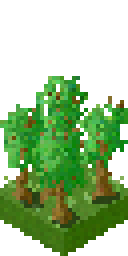
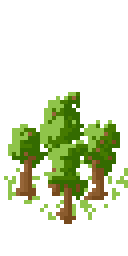
Layer changes from the first 128 × 256 image to the second:
removed group "tree_foreground #1" (2 layers) over [32, 128, 88, 224]
renamed "leaves #2" to "leaves_foreground", moved it out of group "tree_foreground #1", painted on it over [32, 128, 88, 200]
removed layer "tree #2" from group "tree_foreground #1" over [36, 128, 84, 224]
removed group "trees" (2 layers) over [0, 96, 128, 204]
added layer "tree_foreground" above "leaves_middle" over [52, 144, 84, 224]
added layer "leaves_middle" above "trees_middle" over [8, 120, 120, 176]
added layer "trees_middle" above "leaves_background" over [12, 128, 116, 200]
renamed "leaves #1" to "leaves_background", moved it out of group "trees", painted on it over [0, 92, 128, 176]
added layer "tree_background" above "grass" over [52, 96, 76, 176]
painted on "grass" over [4, 140, 128, 228]
removed layer "tile" over [0, 152, 128, 256]
renamed "tree #1" to "tile", hid it, moved it out of group "trees", painted on it over [0, 96, 128, 256]
removed group "tree_background" (2 layers) over [36, 76, 88, 180]
removed layer "leaves" from group "tree_background" over [36, 76, 88, 140]
removed layer "tree" from group "tree_background" over [40, 80, 84, 180]
removed layer "shadow" (was 50%) over [16, 172, 120, 228]
